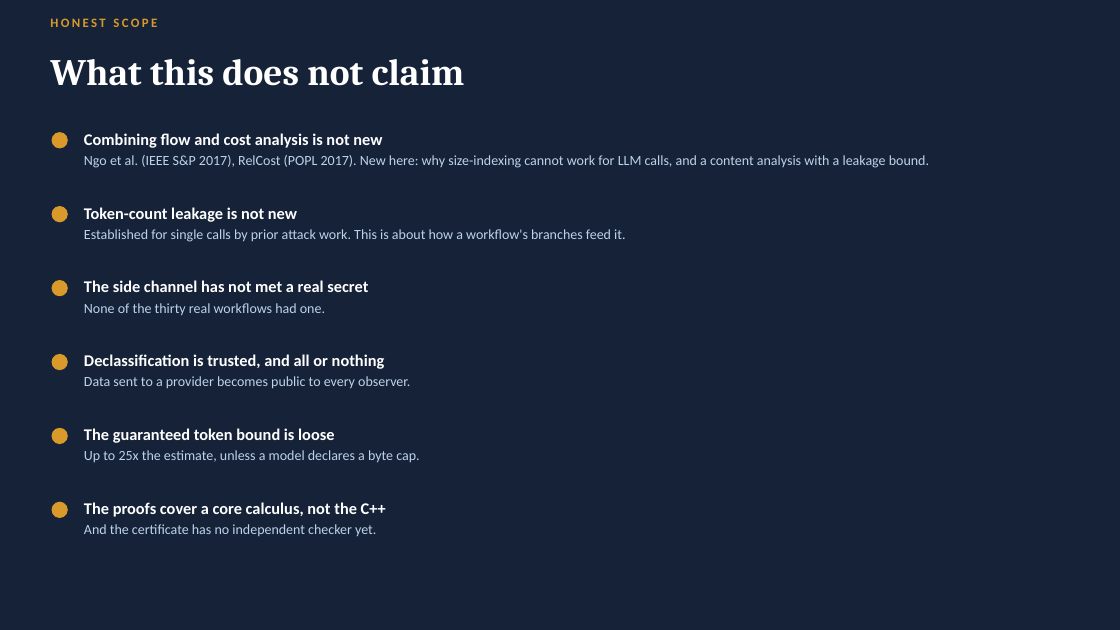
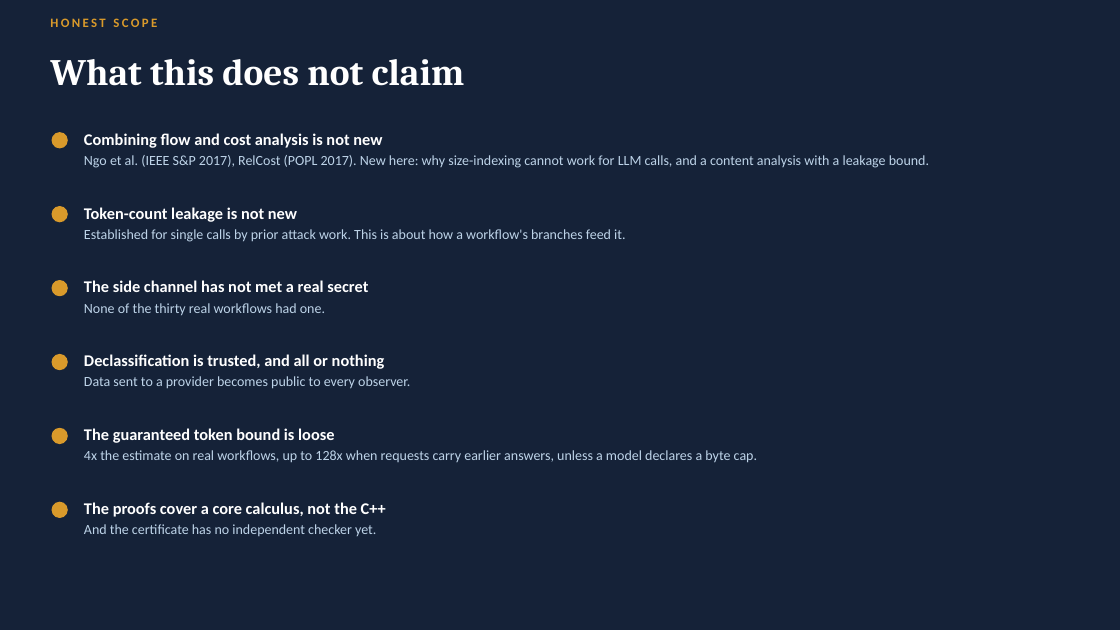
Before and after one commit to guyoverclocked/orchlang-compiler-design-project, a slide deck: slide 18 of submission/phase2/OrchLang_Phase2_Presentation_Nambi_Rajan_M.pptx. Drawn at 1120x630 pixels with LibreOffice and Linux fonts; fonts in the diff are those of the drawing. Boxes give left, top, right and bottom in pixels: in the first picture for what was removed or moved away, otherwise in the second. Text is boxed around its words. In the diff, an @@ line names an element or a change of style, - is before the commit and + after.

```diff
--- a/submission/phase2/OrchLang_Phase2_Presentation_Nambi_Rajan_M.pptx
+++ b/submission/phase2/OrchLang_Phase2_Presentation_Nambi_Rajan_M.pptx
@@ text at (84,450,757,463): text changed @@
-Up to 25x the estimate, unless a model declares a byte cap.
+4x the estimate on real workflows, up to 128x when requests carry earlier answers, unless a model declares a byte cap.
```
Also in this commit, not shown: 1 other file.
